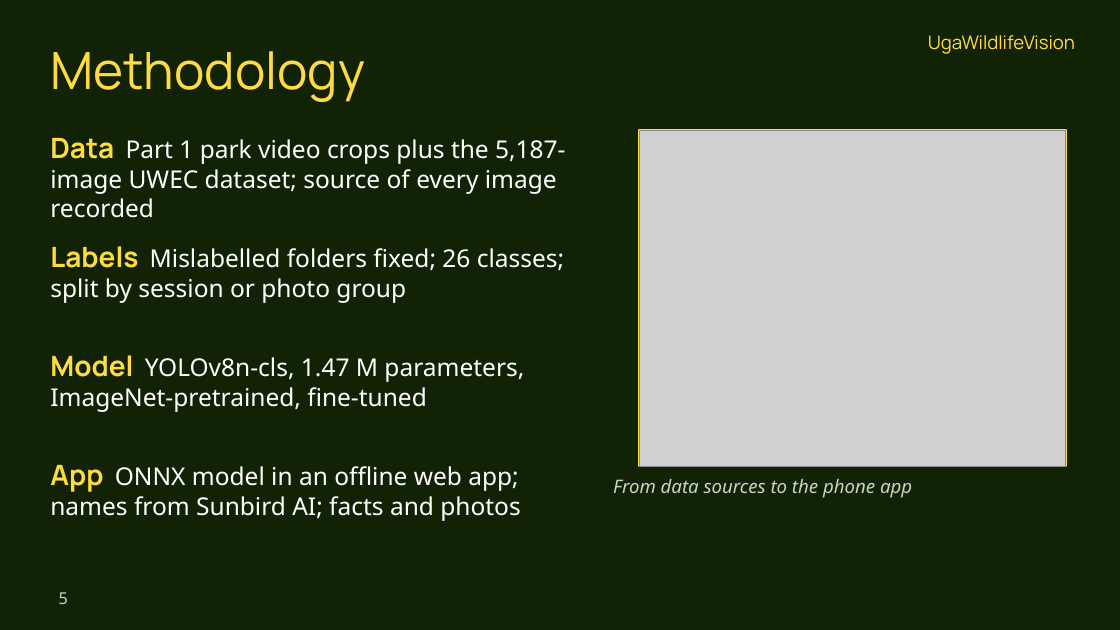
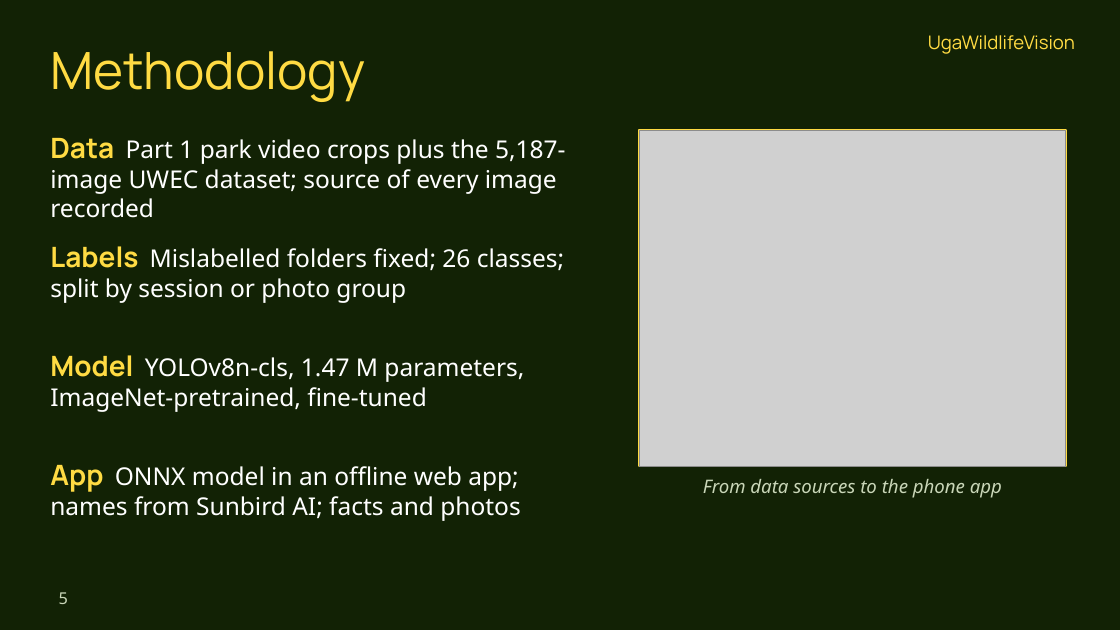
Before and after one commit to JosephWalusimbi-eng/Safari_Wild_Animal_Detection, a slide deck: slide 5 of 06_Part2_Classifier/report/UgaWildVision_Part2_Presentation.pptx. Drawn at 1120x630 pixels with LibreOffice and Linux fonts; fonts in the diff are those of the drawing; grey boxes stand for pictures. Boxes give left, top, right and bottom in pixels: in the first picture for what was removed or moved away, otherwise in the second. Text is boxed around its words. In the diff, an @@ line names an element or a change of style, - is before the commit and + after.

Commit message:
Plain-English reports, three named image sources (NESTLER, internet, own UWEC photos), dataset-and-splits section, internet source list; update figures and scripts

```diff
--- a/06_Part2_Classifier/report/UgaWildVision_Part2_Presentation.pptx
+++ b/06_Part2_Classifier/report/UgaWildVision_Part2_Presentation.pptx
@@ text "From data sources to the ..." at box(703, 479, 1002, 498): alignment left to centre @@
```
Also in this commit, not shown: 2 other slides changed, 14 other files.
